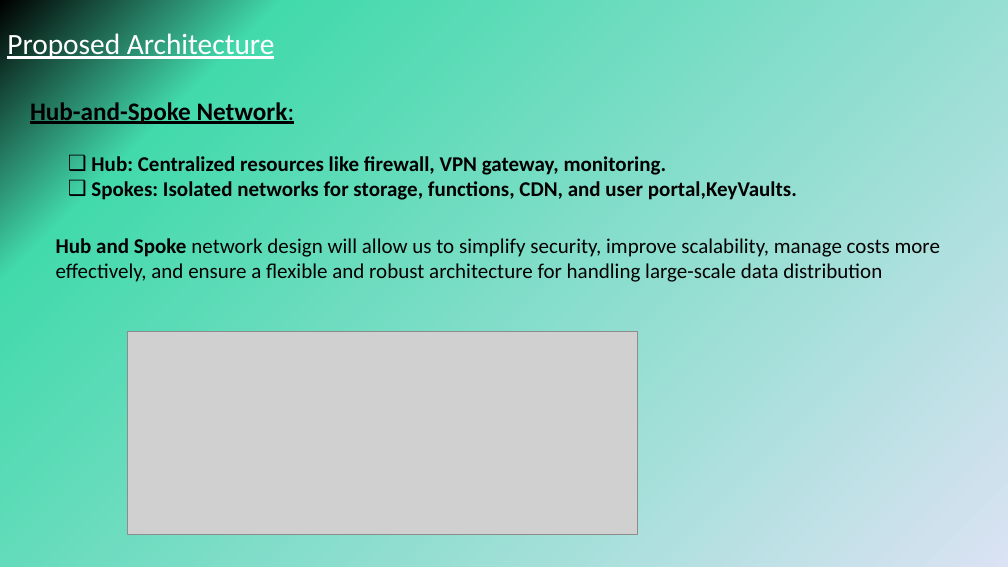
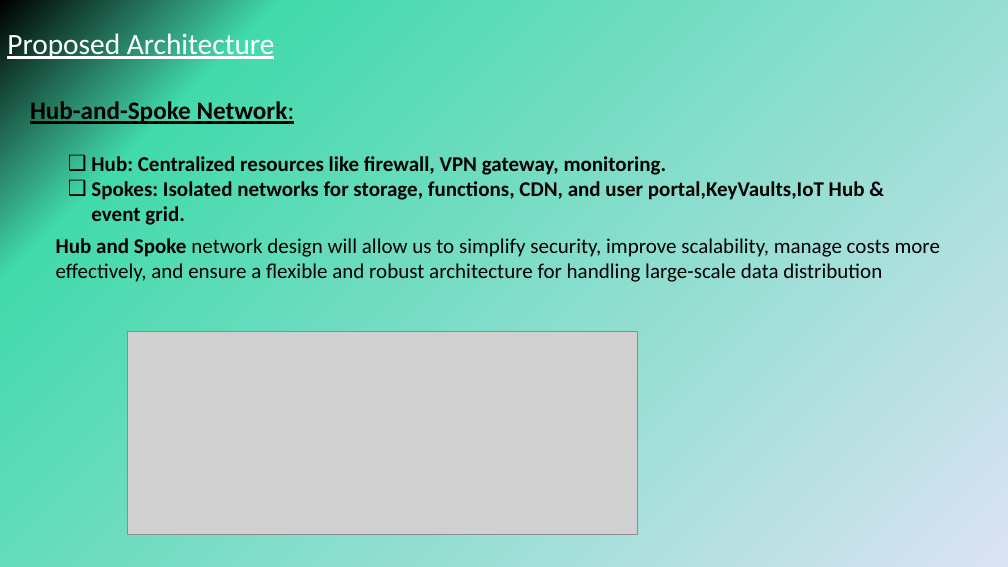
Before and after one commit to Sarathgopal/Circu-Li-ion, a slide deck: slide 5 of Circu Li Ion.pptx (slide 4 before the commit). Drawn at 1008x567 pixels with LibreOffice and Linux fonts; fonts in the diff are those of the drawing; grey boxes stand for pictures. Boxes give left, top, right and bottom in pixels: in the first picture for what was removed or moved away, otherwise in the second. Text is boxed around its words. In the diff, an @@ line names an element or a change of style, - is before the commit and + after.

```diff
--- a/Circu Li Ion.pptx
+++ b/Circu Li Ion.pptx
@@ text at <box>91,181,865,225</box>: text changed @@
-  ❑ Spokes: Isolated networks for storage, functions, CDN, and user portal,KeyVaults.
+  ❑ Spokes: Isolated networks for storage, functions, CDN, and user portal,KeyVaults,IoT Hub & event grid.
```
Also in this commit, not shown: 3 other slides changed, 1 slide added, 1 other file.
